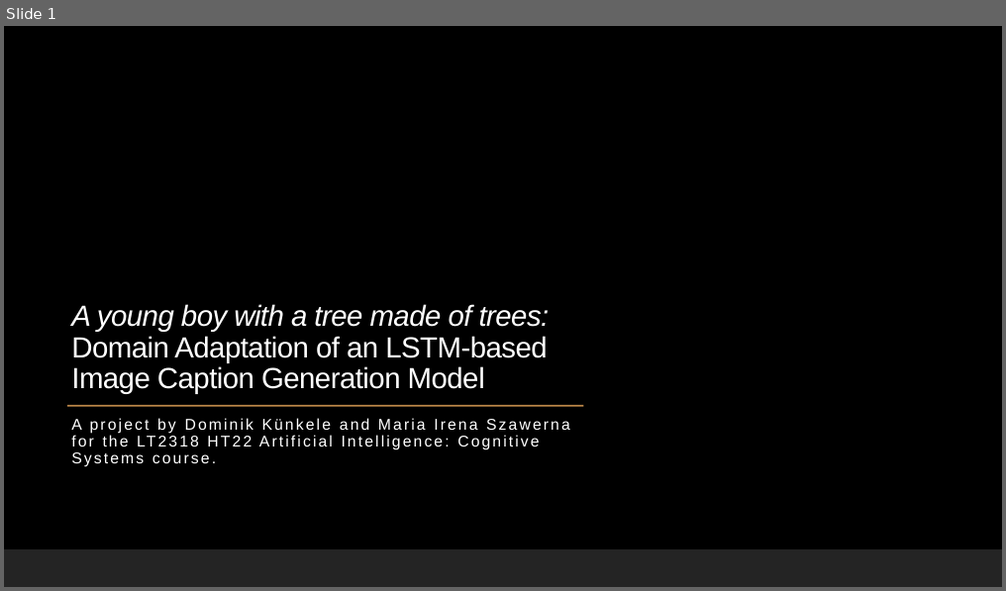
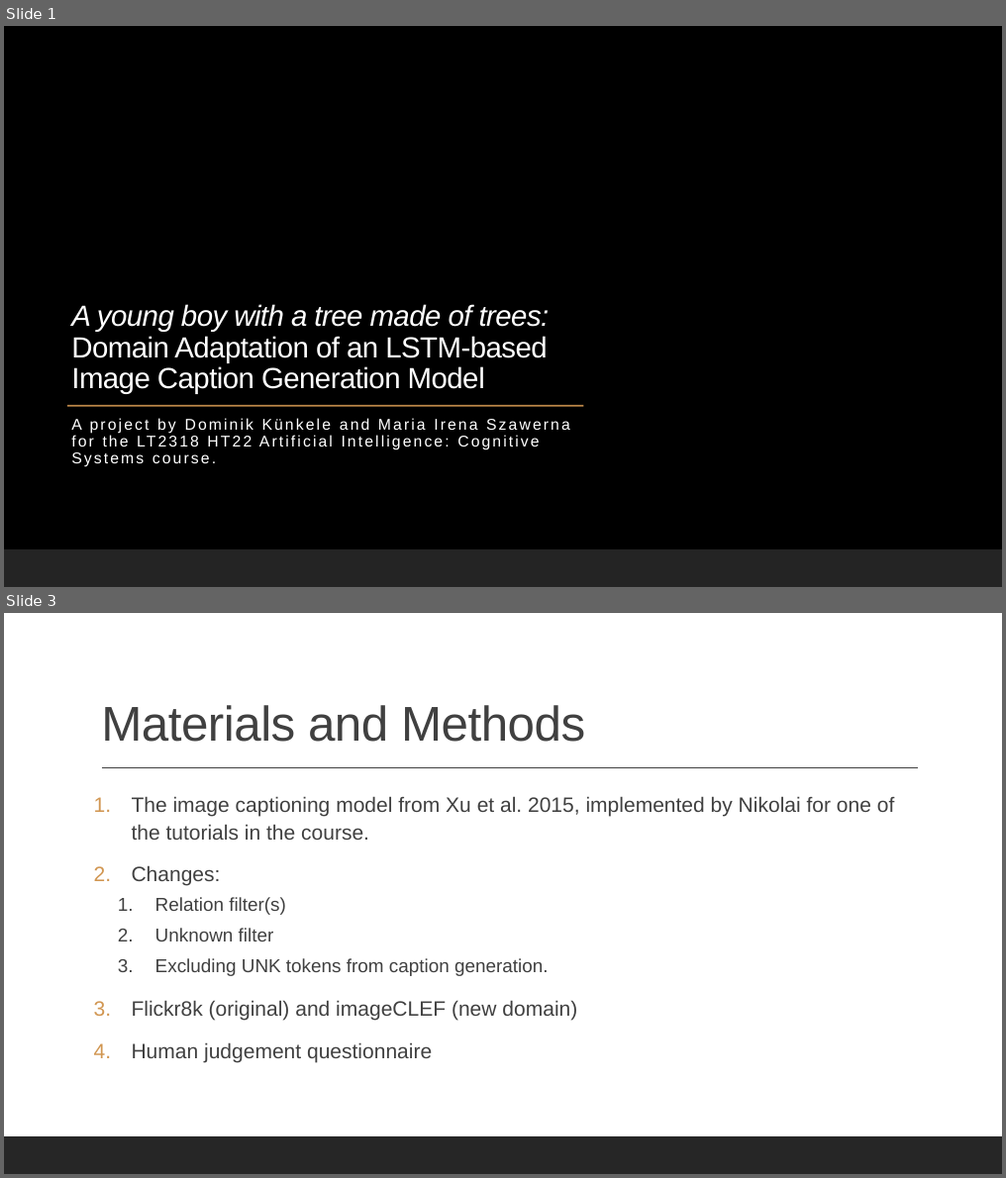
Before and after one commit to Turtilla/aics-project, a slide deck: paper/aics-project.pptx. Shown one above the other, each under a label of ours: slide 1 before the commit, slides 1 and 3 after it; the slides between them are not shown. The pictures are 1006x591 and 1006x1178 pixels, drawn with LibreOffice and Linux fonts; fonts in the diff are those of the drawing; background and template pictures are left out. Boxes give left, top, right and bottom in pixels: in the first picture for what was removed or moved away, otherwise in the second. Text is boxed around its words. In the diff, an @@ line names an element or a change of style, - is before the commit and + after.

```diff
--- a/paper/aics-project.pptx
+++ b/paper/aics-project.pptx
@@ slide 3 added at (4,613,1002,1174), background #FFFFFF; not listed: 1 template element that a slide beside it also shows @@
@@ title added at (101,705,585,742), 47 pt, text #404040 @@
+Materials and Methods
@@ line added from (102, 768) to (918, 768), #404040 1 pt @@
@@ text added at (132,796,895,1062), 20 pt, text #404040 @@
+1. The image captioning model from Xu et al. 2015, implemented by Nikolai for one of the tutorials in the course.
+2. Changes:
+  1. Relation filter(s)
+  2. Unknown filter
+  3. Excluding UNK tokens from caption generation.
+3. Flickr8k (original) and imageCLEF (new domain)
+4. Human judgement questionnaire
```
Also in this commit, not shown: 6 other slides added, 1 slide removed, 1 other file.
